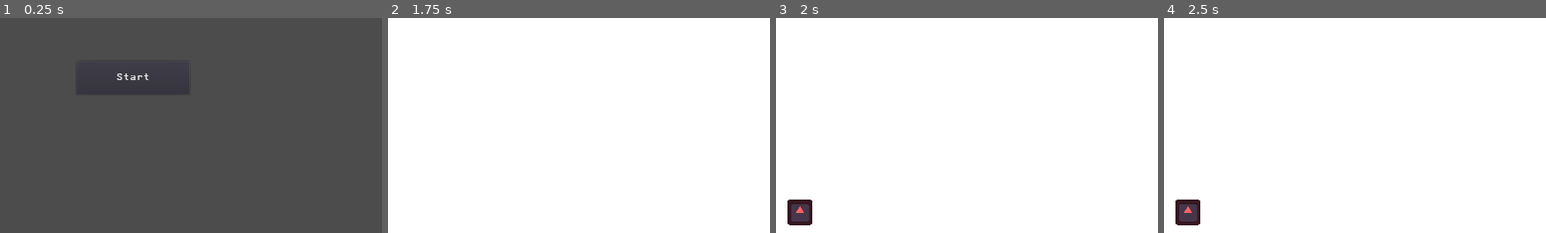
Above: before the commit, frames 1-4 (left to right).
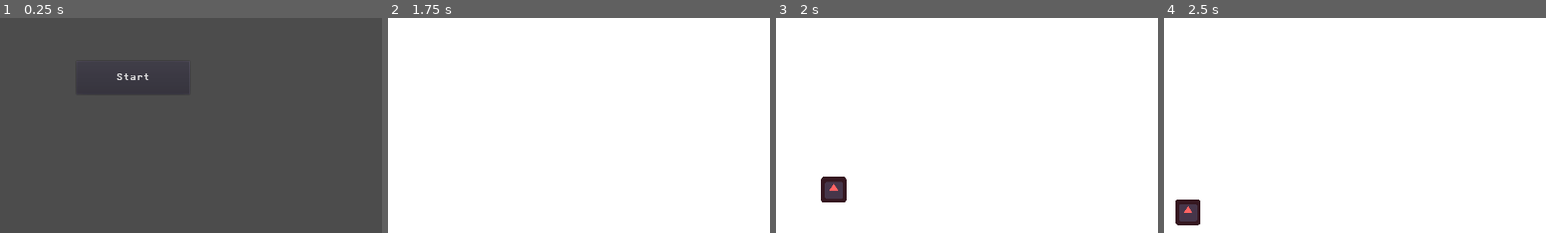
Above: after the commit, the same moments.

Repository: Pranav-Badrinathan/Close-d
Game: Godot game, scene res://scenes/StartScreen.tscn
The game is run twice, just before and just after one commit, with the same random seed, the same clock (stepped at 60 frames per second) and the same inputs. The engine's default icon, where the game draws it, is replaced by a stand-in: a white triangle on a blue panel in a dark square.
Inputs (mouse positions are % of the whole screen's width and height, from its top left):
- Up to frame 1 (0.25 s): no input
- Up to frame 2 (1.75 s): click "Start" at 0.5 s; tap Enter at 1.25 s; drag from (3, 95) to (60, 28) at 1.27 s
- Up to frame 3 (2 s): no input
- Up to frame 4 (2.5 s): drag from (30, 55) to (3, 95) at 2.02 s
The pictures show only the part of the screen within x 0-50%, y 50-100%; the shares and areas given below are measured in that part.

Frames 1-2 are identical in both runs. In frame 3, 1.6% of the frame differs, in the area x 3-19%, y 73-97%; in frame 4, less than 0.1%.

Commit message:
Now it lerps back to position

Diff:
--- a/scripts/dragdrop.gd
+++ b/scripts/dragdrop.gd
@@ -22,9 +22,10 @@
 func _physics_process(delta):
 	if dragging:
 		position = get_global_mouse_position() - pos_from_centre
+	else:
+		position = lerp(position, start_pos, 10*delta)
 
 func _input(event):
 	if event.is_action_released("LClick"):
 		dragging = false
 		pos_from_centre = Vector2()
-		position = start_pos
